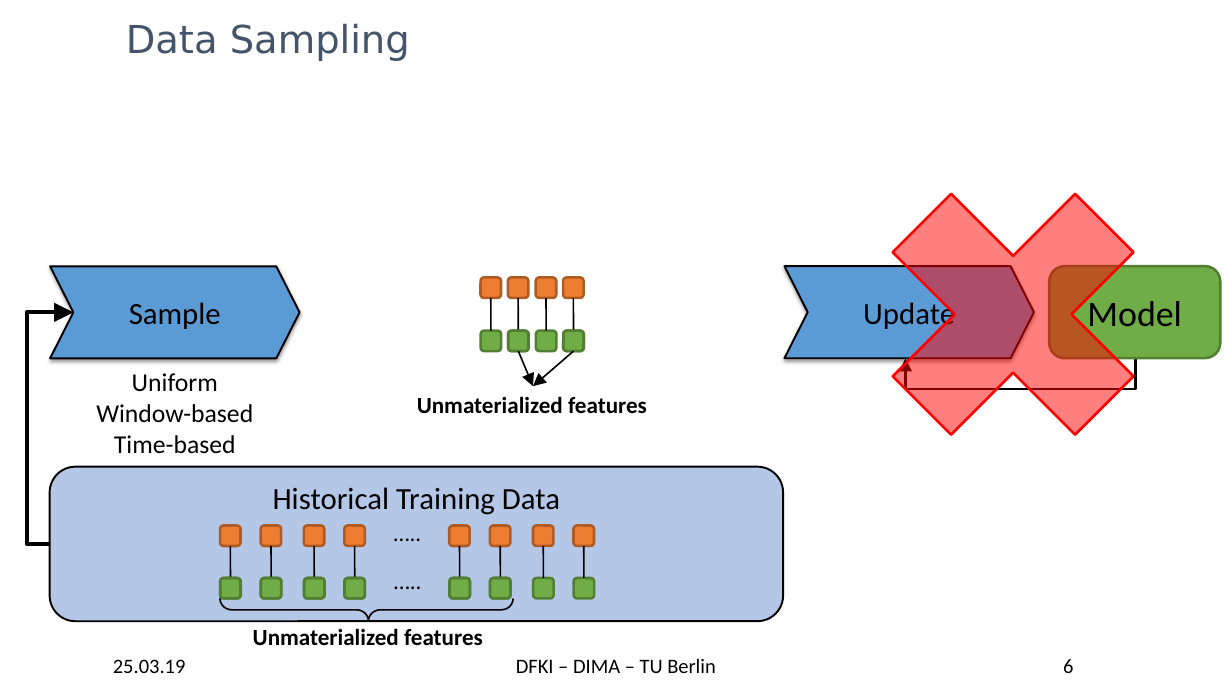
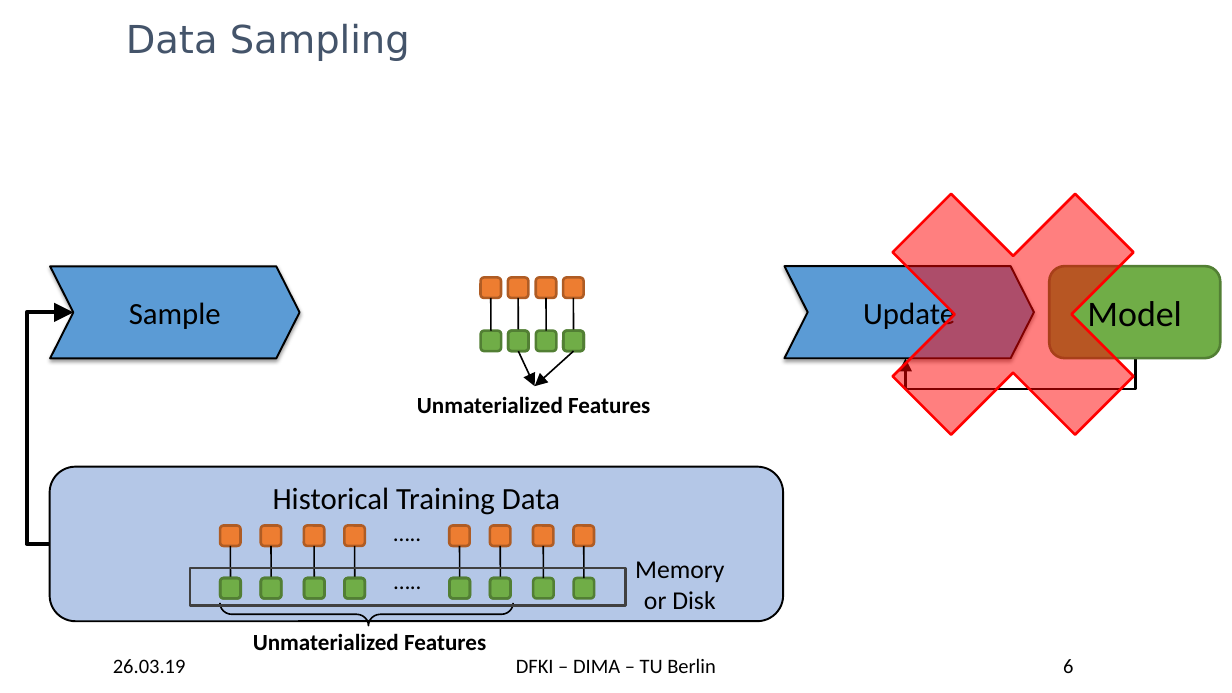
Before and after one commit to TU-Berlin-DIMA/continuous-pipeline-deployment, a slide deck: slide 6 of slides/edbt-2019/edbt-2019.pptx. Drawn at 1232x693 pixels with LibreOffice and Linux fonts; fonts in the diff are those of the drawing; background and template pictures are left out. Boxes give left, top, right and bottom in pixels: in the first picture for what was removed or moved away, otherwise in the second. Text is boxed around its words. In the diff, an @@ line names an element or a change of style, - is before the commit and + after.

```diff
--- a/slides/edbt-2019/edbt-2019.pptx
+++ b/slides/edbt-2019/edbt-2019.pptx
@@ text removed at bbox=[96, 373, 253, 454] @@
-Uniform
-Window-based
-Time-based
@@ text at bbox=[417, 396, 650, 413]: text changed @@
-Unmaterialized features
+Unmaterialized Features
@@ rectangle added at bbox=[190, 568, 626, 605], outline #404040 2 pt @@
@@ text added at bbox=[635, 561, 724, 609], 20 pt, text #000000 @@
+Memory
+or Disk
@@ right brace: place and size @@
-right brace at bbox=[220, 598, 513, 621]
+right brace at bbox=[220, 603, 513, 626]
@@ text at bbox=[113, 659, 186, 673]: text changed @@
-25.03.19
+26.03.19
@@ text at bbox=[253, 633, 486, 650]: text changed @@
-Unmaterialized features
+Unmaterialized Features
```
Also in this commit, not shown: 29 other slides changed.
